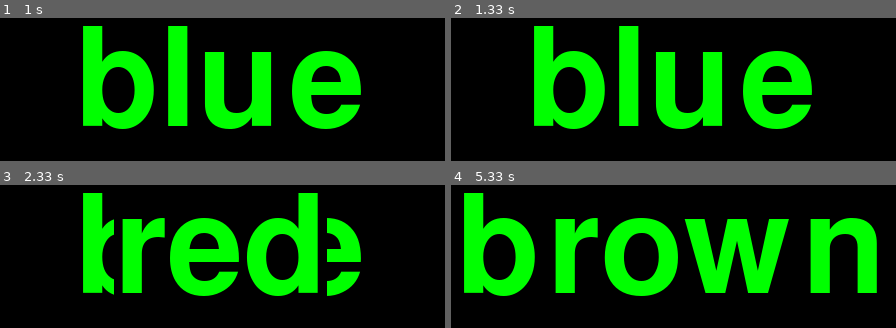
Above: before the commit, frames 1-4 (two rows, left to right).
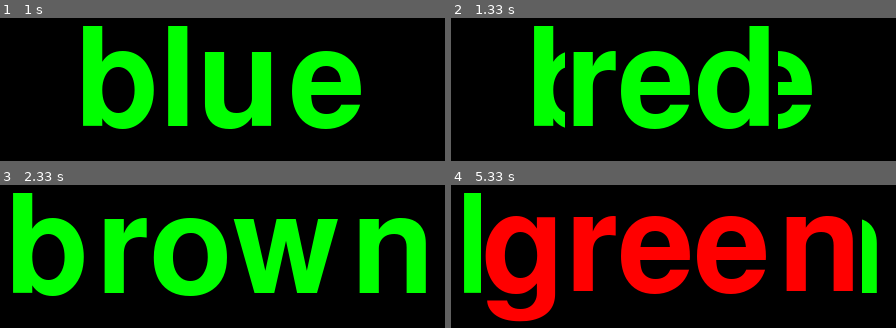
Above: after the commit, the same moments.

Repository: venthur/pyff
Game: pygame game, started from src/Feedbacks/Stroop/StroopFeedback.py
The game is run twice, just before and just after one commit, with the same random seed, the same clock (stepped at 60 frames per second) and the same inputs. The source is Python 2; it was converted automatically to run under Python 3.
Inputs:
- Up to frame 1 (1 s): no input
- Up to frame 2 (1.33 s): no input
- Up to frame 3 (2.33 s): no input
- Up to frame 4 (5.33 s): no input

Frame 1 is identical in both runs. In frame 2, 13% of the frame differs, in the area x 25-74%, y 5-78%; in frame 3, 34%; in frame 4, 41%, in the area x 6-93%, y 5-96%.

Commit message:
Some small changes.

Diff:
--- a/src/Feedbacks/Stroop/StroopFeedback.py
+++ b/src/Feedbacks/Stroop/StroopFeedback.py
@@ -29,12 +29,7 @@
 
         # all possible combinations of [color1, color2] where color1 != color2
         # color1 is the printed word, color2 the actual color
-        classes = []
-        for i in colors:
-            for j in colors:
-                if i == j:
-                    continue
-                classes.append([i, j])
+        classes = [[i,j] for i in colors for j in colors if i != j]
 
         self.si = stroop_iterator(classes)
         self.timer = 0
@@ -44,7 +39,7 @@
     def play_tick(self):
         self.do_print(self.current[0], self.colors[self.current[1]], 200)
         self.timer += self.elapsed
-        if self.timer > 2000:
+        if self.timer > 1000:
             self.timer = 0
             self.current = self.si.next()
 
